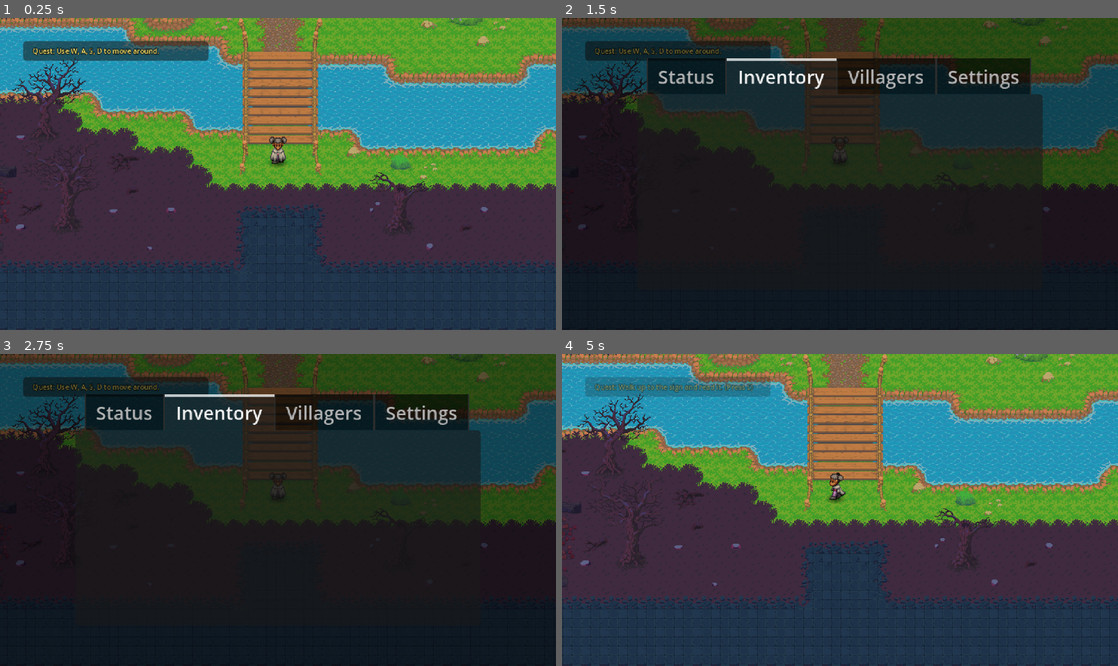
Above: before the commit, frames 1-4 (two rows, left to right).
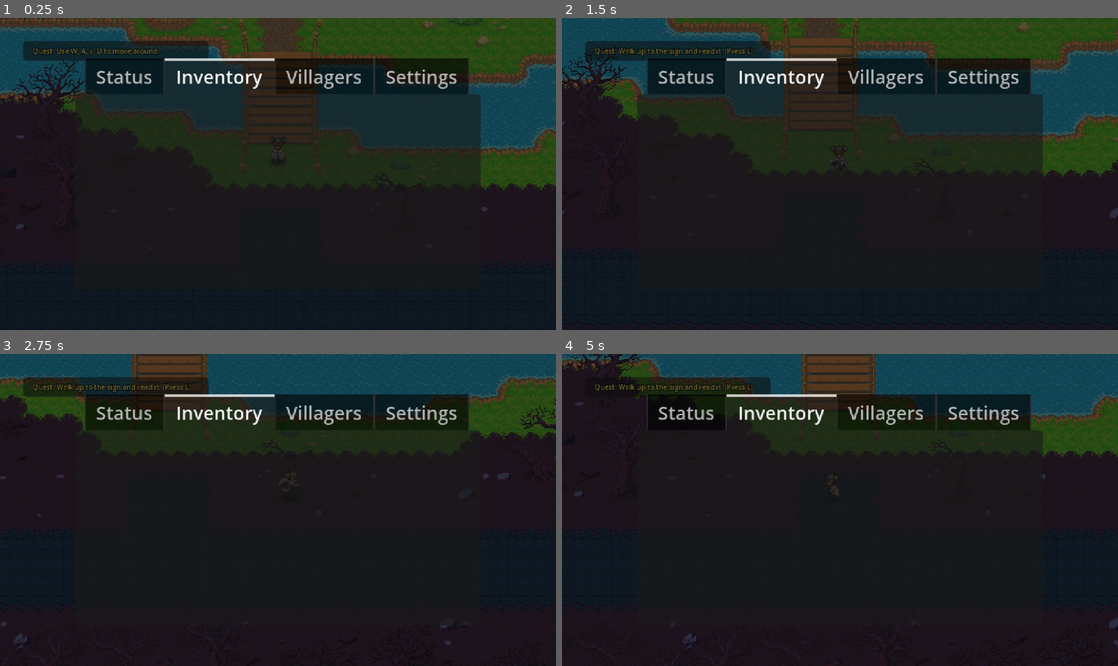
Above: after the commit, the same moments.

Repository: TheKangGaming/bloomblight
Game: Godot game, scene res://scenes/level/game.tscn
Same seed, same stepped clock (60 frames per second), same inputs: the game is played once before the commit and once after it.
Inputs (mouse positions are in pixels of both pictures, inside the frame that each line leads up to):
- Up to frame 1 (0.25 s): no input
- Up to frame 2 (1.5 s): tap Enter (menu_toggle) at 0.5 s; move the mouse to (962, 158) at 0.52 s; hold D (right) 0.53-1.28 s; hold Shift (run) 0.53-1.28 s; tap Space (action) at 0.6 s; click (962, 158) at 0.67 s; tap E (confirm) at 1.25 s; move the mouse to (728, 189) at 1.27 s; hold S (down) from 1.28 s (still down); tap Shift (run) at 1.35 s; click (728, 189) at 1.42 s
- Up to frame 3 (2.75 s): tap Space (action) at 1.55, 2.1 s; tap E (confirm) at 2 s; move the mouse to (333, 441) at 2.02 s; release S (down) at 2.03 s; hold D (right) from 2.03 s (still down); hold Shift (run) from 2.03 s (still down); click (333, 441) at 2.17 s
- Up to frame 4 (5 s): tap E (confirm) at 2.75, 3.5 s; move the mouse to (812, 572) at 2.77 s; release D (right) at 2.78 s; release Shift (run) at 2.78 s; hold 1 (tool_forward) 2.78-3.53 s; click (812, 572) at 2.85 s; tap Space (action) at 3.05, 4.55 s; move the mouse to (1006, 556) at 3.52 s; hold E (confirm) 3.53-4.28 s; hold A (left) from 3.53 s (still down); click (1006, 556) at 3.67 s; tap Shift (run) at 3.8, 4.35 s; tap Escape (cancel) at 4.15 s; move the mouse to (673, 463) at 4.27 s; click (673, 463) at 4.42 s; tap Enter (menu_toggle) at 4.9 s

The runs differ from the first frame. In frame 1, 99% of the frame differs, in the area x 0-100%, y 0-100%; in frame 2, 11%; in frame 3, 26%; in frame 4, 98%.
Error after the commit: Parse Error: Expected variable name after "var". (res://scenes/ui/main_menu.gd:320)

Commit message:
Improve status tab stats and add combat unit info surfaces

Diff:
--- a/GameBoard/GameBoard.gd
+++ b/GameBoard/GameBoard.gd
@@ -33,6 +33,9 @@
 var _results_canvas: CanvasLayer = null
 var _results_return_button: Button = null
 var _battle_ended: bool = false
+var _unit_hover_tooltip: CanvasLayer = null
+var _unit_hover_panel: PanelContainer = null
+var _unit_hover_label: RichTextLabel = null
 
 @onready var _unit_overlay: UnitOverlay = $UnitOverlay
 @onready var _unit_path: UnitPath = $UnitPath
@@ -54,6 +57,7 @@
 
 func _unhandled_input(event: InputEvent) -> void:
 	if event.is_action_pressed("menu_toggle"):
+		_hide_unit_hover_tooltip()
 		_show_pause_menu()
 		get_viewport().set_input_as_handled()
 		return
@@ -355,9 +359,12 @@
 	if has_node("PauseMenu"):
 		return # Menu is already open, do nothing!
 
+	_hide_unit_hover_tooltip()
 	var pause_menu = PauseMenu.instantiate()
 	pause_menu.name = "PauseMenu" # Explicitly name it so has_node() works
 	add_child(pause_menu)
+	if pause_menu.has_method("_set_units"):
+		pause_menu.call("_set_units", _units.values())
 	if pause_menu.has_method("_reset_menu_focus"):
 		pause_menu.call_deferred("_reset_menu_focus")
 
@@ -488,6 +495,7 @@
 ## Updates the interactive path's drawing if there's an active and selected unit.
 func _on_Cursor_moved(new_cell: Vector2) -> void:
 	if _active_unit and _active_unit.is_selected:
+		_hide_unit_hover_tooltip()
 		if _walkable_cells.has(new_cell):
 			if _unit_path._pathfinder == null:
 				_unit_path.initialize(_walkable_cells)
@@ -496,6 +504,11 @@
 			_unit_path.stop()
 
 	else:
+		if _units.has(new_cell):
+			_show_unit_hover_tooltip(_units[new_cell], new_cell)
+		else:
+			_hide_unit_hover_tooltip()
+
 		# CRITICAL FIX: Only show hover range if the unit hasn't taken their turn yet!
 		if _units.has(new_cell) and not _units[new_cell].is_wait:
 			_hover_display(new_cell)
@@ -796,6 +809,75 @@
 
 ## Generates a classic Strategy RPG preview window on the fly
 ## Generates a miniature, scaled-down Strategy RPG preview window
+
+
+func _show_unit_hover_tooltip(unit: Unit, cell: Vector2) -> void:
+	if not is_instance_valid(unit):
+		_hide_unit_hover_tooltip()
+		return
+
+	if _unit_hover_tooltip == null:
+		_unit_hover_tooltip = CanvasLayer.new()
+		add_child(_unit_hover_tooltip)
+
+	if _unit_hover_panel == null:
+		_unit_hover_panel = PanelContainer.new()
+		_unit_hover_panel.mouse_filter = Control.MOUSE_FILTER_IGNORE
+		_unit_hover_tooltip.add_child(_unit_hover_panel)
+
+		var margin := MarginContainer.new()
+		margin.add_theme_constant_override("margin_left", 6)
+		margin.add_theme_constant_override("margin_right", 6)
+		margin.add_theme_constant_override("margin_top", 4)
+		margin.add_theme_constant_override("margin_bottom", 4)
+		_unit_hover_panel.add_child(margin)
+
+		_unit_hover_label = RichTextLabel.new()
+		_unit_hover_label.bbcode_enabled = true
+		_unit_hover_label.fit_content = true
+		_unit_hover_label.scroll_active = false
+		_unit_hover_label.autowrap_mode = TextServer.AUTOWRAP_OFF
+		_unit_hover_label.add_theme_font_size_override("normal_font_size", 10)
+		margin.add_child(_unit_hover_label)
+
+	var class_name := "Unknown"
+	if unit.character_data != null and unit.character_data.class_data != null:
+		class_name = String(unit.character_data.class_data.metadata_name)
+		if class_name.is_empty():
+			class_name = String(unit.character_data.display_name)
+
+	var team_name := "Enemy" if unit.is_enemy else "Ally"
+	var display_name := "Unit"
+	if unit.character_data != null and not String(unit.character_data.display_name).is_empty():
+		display_name = String(unit.character_data.display_name)
+
+	_unit_hover_label.text = "[b]%s[/b] (%s)\nClass: %s  Lv.%d\nHP: %d/%d  STR: %d  DEF: %d" % [
+		display_name,
+		team_name,
+		class_name,
+		maxi(unit.level, 1),
+		unit.health,
+		unit.max_health,
+		unit.strength,
+		unit.defense,
+	]
+
+	var tooltip_size := _unit_hover_label.get_combined_minimum_size() + Vector2(12.0, 8.0)
+	_unit_hover_panel.custom_minimum_size = tooltip_size
+
+	var screen_point := grid.calculate_map_position(cell)
+	var target_pos := screen_point + Vector2(20, -40)
+	var viewport_size := get_viewport_rect().size
+	target_pos.x = clampf(target_pos.x, 8.0, max(8.0, viewport_size.x - tooltip_size.x - 8.0))
+	target_pos.y = clampf(target_pos.y, 8.0, max(8.0, viewport_size.y - tooltip_size.y - 8.0))
+	_unit_hover_panel.position = target_pos.round()
+	_unit_hover_panel.visible = true
+
+
+func _hide_unit_hover_tooltip() -> void:
+	if _unit_hover_panel != null:
+		_unit_hover_panel.visible = false
+
 func _show_combat_forecast(attacker: Unit, defender: Unit) -> void:
 	_hide_combat_forecast()
 
--- a/Menus/PauseMenu.gd
+++ b/Menus/PauseMenu.gd
@@ -2,6 +2,10 @@
 
 @onready var cursor: Cursor = get_parent()._cursor
 @onready var _units_button: Button = $VBoxContainer/UnitsButton
+
+var _units_snapshot: Array = []
+var _units_overlay: CanvasLayer = null
+
 # Called when the node enters the scene tree for the first time.
 func _ready() -> void:
 	_reset_menu_focus()
@@ -12,7 +16,10 @@
 
 func _unhandled_input(event: InputEvent) -> void:
 	if event.is_action_pressed("ui_cancel") or event.is_action_pressed("cancel"):
-		_on_close_button_pressed()
+		if _units_overlay != null:
+			_close_units_overlay()
+		else:
+			_on_close_button_pressed()
 		get_viewport().set_input_as_handled()
 
 func _reset_menu_focus() -> void:
@@ -24,8 +31,104 @@
 		call_deferred("_reset_menu_focus")
 
 
+func _set_units(units: Array) -> void:
+	_units_snapshot = []
+	for unit in units:
+		if unit is Unit:
+			_units_snapshot.append(unit)
+
+
 func _on_units_button_pressed() -> void:
-	pass # Replace with function body.
+	if _units_overlay != null:
+		_close_units_overlay()
+		return
+
+	_units_overlay = CanvasLayer.new()
+	add_child(_units_overlay)
+
+	var panel := PanelContainer.new()
+	panel.custom_minimum_size = Vector2(380, 220)
+	panel.anchor_left = 0.5
+	panel.anchor_top = 0.5
+	panel.anchor_right = 0.5
+	panel.anchor_bottom = 0.5
+	panel.offset_left = -190
+	panel.offset_top = -110
+	panel.offset_right = 190
+	panel.offset_bottom = 110
+	_units_overlay.add_child(panel)
+
+	var margin := MarginContainer.new()
+	margin.add_theme_constant_override("margin_left", 10)
+	margin.add_theme_constant_override("margin_right", 10)
+	margin.add_theme_constant_override("margin_top", 8)
+	margin.add_theme_constant_override("margin_bottom", 8)
+	panel.add_child(margin)
+
+	var content := VBoxContainer.new()
+	content.size_flags_vertical = Control.SIZE_EXPAND_FILL
+	margin.add_child(content)
+
+	var title := Label.new()
+	title.text = "Units"
+	title.horizontal_alignment = HORIZONTAL_ALIGNMENT_CENTER
+	title.add_theme_font_size_override("font_size", 18)
+	content.add_child(title)
+
+	var list_text := RichTextLabel.new()
+	list_text.bbcode_enabled = true
+	list_text.fit_content = false
+	list_text.scroll_active = true
+	list_text.size_flags_vertical = Control.SIZE_EXPAND_FILL
+	list_text.add_theme_font_size_override("normal_font_size", 12)
+	list_text.text = _build_units_summary()
+	content.add_child(list_text)
+
+	var close_btn := Button.new()
+	close_btn.text = "Close"
+	close_btn.pressed.connect(_close_units_overlay)
+	content.add_child(close_btn)
+	close_btn.grab_focus()
+
+
+func _close_units_overlay() -> void:
+	if _units_overlay != null:
+		_units_overlay.queue_free()
+		_units_overlay = null
+	_reset_menu_focus()
+
+
+func _build_units_summary() -> String:
+	if _units_snapshot.is_empty():
+		return "No units found."
+
+	var lines: Array[String] = []
+	for unit in _units_snapshot:
+		if not is_instance_valid(unit):
+			continue
+
+		var display_name := "Unit"
+		var class_name := "Unknown"
+		if unit.character_data != null:
+			if not String(unit.character_data.display_name).is_empty():
+				display_name = String(unit.character_data.display_name)
+			if unit.character_data.class_data != null:
+				class_name = String(unit.character_data.class_data.metadata_name)
+
+		var team_name := "Enemy" if unit.is_enemy else "Ally"
+		lines.append("[b]%s[/b] (%s) - %s Lv.%d\\nHP %d/%d  STR %d  DEF %d  SPD %d" % [
+			display_name,
+			team_name,
+			class_name,
+			maxi(unit.level, 1),
+			unit.health,
+			unit.max_health,
+			unit.strength,
+			unit.defense,
+			unit.speed,
+		])
+
+	return "\\n\\n".join(lines)
 
 
 func _on_options_button_pressed() -> void:
@@ -37,7 +140,7 @@
 	_on_close_button_pressed() # Uses your existing cleanup logic!
 
 func _on_close_button_pressed() -> void:
-
+	_close_units_overlay()
 	cursor.process_mode = Node.PROCESS_MODE_INHERIT
 	#cursor.reset_cursor()
 	cursor.show()
--- a/scenes/ui/main_menu.gd
+++ b/scenes/ui/main_menu.gd
@@ -11,6 +11,8 @@
 @onready var lbl_int = $CenterContainer/TabContainer/Status/MarginContainer/HBoxContainer/StatsColumn/LblINT
 @onready var lbl_spd = $CenterContainer/TabContainer/Status/MarginContainer/HBoxContainer/StatsColumn/LblSPD
 @onready var lbl_mov = $CenterContainer/TabContainer/Status/MarginContainer/HBoxContainer/StatsColumn/LblMOV
+@onready var lbl_class: Label = $CenterContainer/TabContainer/Status/MarginContainer/HBoxContainer/StatsColumn/LblClass
+@onready var lbl_level: Label = $CenterContainer/TabContainer/Status/MarginContainer/HBoxContainer/StatsColumn/LblLevel
 
 # Column 3: Meal
 @onready var lbl_food = $CenterContainer/TabContainer/Status/MarginContainer/HBoxContainer/EquipMealColumn/MealSection/MealBox/LblFoodBuff
@@ -271,6 +273,9 @@
 		_focus_first_interactable_deferred()
 
 func update_status_page():
+	Global.ensure_player_stat_formats()
+	var player_snapshot: Dictionary = Global.get_player_combat_snapshot()
+
 	var format_stat = func(stat_name: String, base_val: int) -> String:
 		var buff_val = 0
 		if Global.active_food_buff.item != null:
@@ -284,16 +289,36 @@
 		else:
 			return "%s: %d" % [stat_name, base_val]
 
-	# --- THE FIX: We now only pass the TWO required arguments ---
-	lbl_vit.text = format_stat.call("VIT", Global.player_stats["VIT"])
-	lbl_str.text = format_stat.call("STR", Global.player_stats["STR"])
-	lbl_dex.text = format_stat.call("DEX", Global.player_stats["DEX"])
-	lbl_int.text = format_stat.call("INT", Global.player_stats["INT"])
-	lbl_spd.text = format_stat.call("SPD", Global.player_stats["SPD"])
-	lbl_mov.text = format_stat.call("MOV", Global.player_stats["MOV"])
+	# Pull from the normalized combat snapshot so menu stats always match runtime values.
+	lbl_vit.text = format_stat.call("VIT", int(player_snapshot.get("VIT", 0)))
+	lbl_str.text = format_stat.call("STR", int(player_snapshot.get("STR", 0)))
+	lbl_dex.text = format_stat.call("DEX", int(player_snapshot.get("DEX", 0)))
+	lbl_int.text = format_stat.call("INT", int(player_snapshot.get("INT", 0)))
+	lbl_spd.text = format_stat.call("SPD", int(player_snapshot.get("SPD", 0)))
+	lbl_mov.text = format_stat.call("MOV", int(player_snapshot.get("MOV", 0)))
+	lbl_level.text = "Level: %d" % Global.get_player_level()
+	lbl_class.text = "Class: %s" % _resolve_player_class_name()
 
 	# Update Meal Text
 	if Global.active_food_buff.item != null:
 		lbl_food.text = "Ate a hearty meal!"
 	else:
 		lbl_food.text = "No meal."
+
+
+func _resolve_player_class_name() -> String:
+	var scene_root := get_tree().current_scene
+	if scene_root == null:
+		return "Unknown"
+
+	for node in scene_root.find_children("*", "Unit", true, false):
+		var unit := node as Unit
+		if unit == null or not unit.is_player:
+			continue
+
+		if unit.character_data != null and unit.character_data.class_data != null:
+			var class_name := String(unit.character_data.class_data.metadata_name)
+			if not class_name.is_empty():
+				return class_name
+
+	return "Unknown"
--- a/scenes/ui/main_menu.tscn
+++ b/scenes/ui/main_menu.tscn
@@ -86,6 +86,16 @@
 size_flags_horizontal = 3
 theme_override_constants/separation = 2
 
+[node name="LblClass" type="Label" parent="CenterContainer/TabContainer/Status/MarginContainer/HBoxContainer/StatsColumn" unique_id=111228304]
+layout_mode = 2
+theme_override_font_sizes/font_size = 7
+text = "Class: Unknown"
+
+[node name="LblLevel" type="Label" parent="CenterContainer/TabContainer/Status/MarginContainer/HBoxContainer/StatsColumn" unique_id=503268440]
+layout_mode = 2
+theme_override_font_sizes/font_size = 7
+text = "Level: 1"
+
 [node name="Label" type="Label" parent="CenterContainer/TabContainer/Status/MarginContainer/HBoxContainer/StatsColumn" unique_id=928234126]
 layout_mode = 2
 theme_override_font_sizes/font_size = 8
